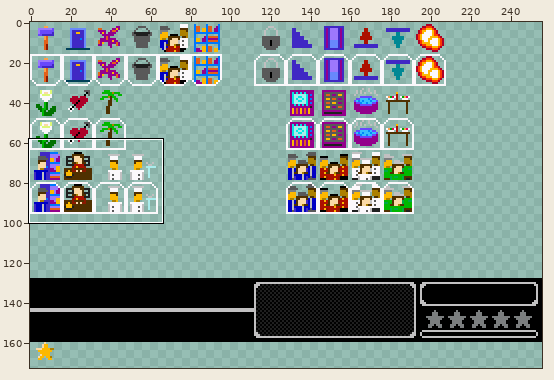
Sprite sheet, stored at resources/img/hud.png. The picture above shows the old version from afar; the outline marks the close-up.
Close-up. Earlier state:
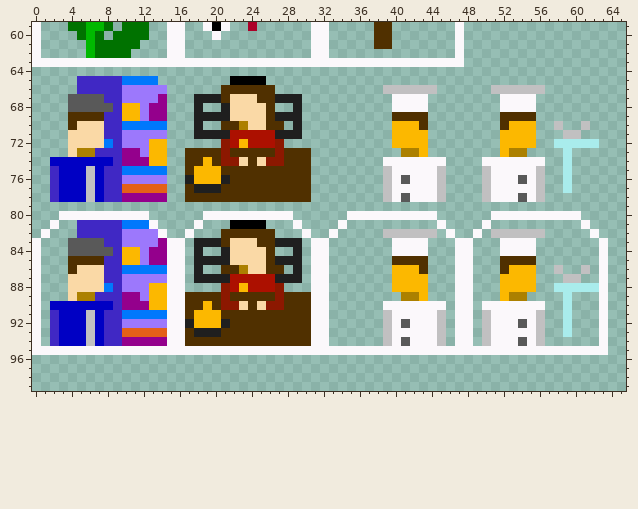
The file is 256x256 pixels. Colours within 5 levels of each other are drawn and written as one. Shown: x 0..65, y 59..99. The wide view leaves out empty margins. The commit also changed other parts of the picture, which this record leaves out.
And afterwards:
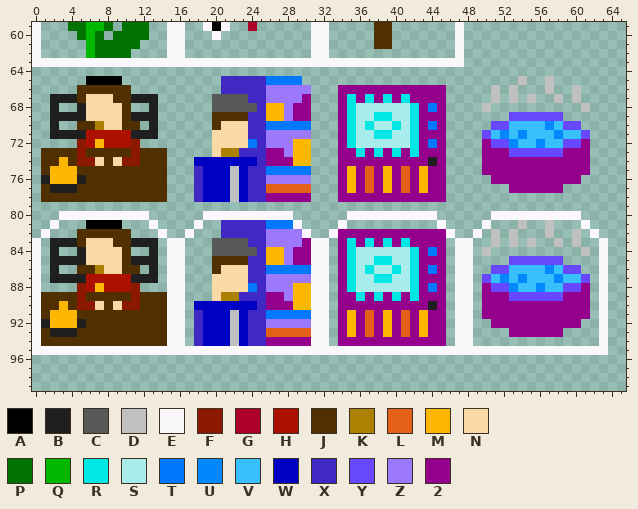
Palette (. is transparent): A #000000  B #1f1f1f  C #595959  D #c1c0c1  E #fbf8fb  F #8c1800  G #ac0028  H #ac1000  J #503000  K #ac8000  L #e46018  M #fcb800  N #fad9a6  P #007200  Q #00b800  R #00e8e4  S #a9ecec  T #0078fc  U #0088fc  V #38c0fc  W #0000c4  X #4028c4  Y #6848fc  Z #9c78fc  2 #94008c
The exact change:
@@ x 0..65 @@
  64 ..................................................................
- 65 .....XXXXXTTTT........AAAA........................................
- 66 .....XXXXXZZZZZ......JJJJJJ............DDDDDD......DDDDDD.........
- 67 ....CCCCXXZZZZ2...BBBJNNNJJBBB..........EEEE........EEEE..........
- 68 ....CCCCCXMMZ22...B..BNNNNJ..B..........EEEE........EEEE..........
- 69 ....JJJJXXMMZ22...BBBBNNNNJBBB..........JJJJ........JJJJ..........
- 70 ....JNNNXXTTTTT...B..JJKNNJJ.B..........MMMJ........JMMM..D..D....
- 71 ....NNNNXXZZZZZ...BBBBHHHHHBBB..........MMMM........MMMM...DD.....
- 72 ....NNNNTXZZZMM......FHMHHHF............MMMM........MMMM..SSSSS...
- 73 ....NKKXXX22ZMM..JJJJFJJJJJFJJJ..........KKM........MKK....S......
- 74 ..WWWWWWWX222MM..JJMJFFNJNFFJJJ........EEEEEEE....EEEEEEE..S......
- 75 ..XWWWDWXXTTTTT..JMMMJJJJJJJJJJ........DEEEEED....DEEEEED..S......
- 76 ..XWWWDWXXZZZZZ..BMMMBJJJJJJJJJ........DECEEED....DEEECED..S......
- 77 ..XWWWDWXXLLLLL..JBBBJJJJJJJJJJ........DEEEEED....DEEEEED..S......
- 78 ..XWWWDWXX22222..JJJJJJJJJJJJJJ........DECEEED....DEEECED.........
+ 65 ......AAAA...........XXXXXTTTT........................D..D........
+ 66 .....JJJJJJ..........XXXXXZZZZZ...222222222222.....D.D...D..D.....
+ 67 ..BBBJNNNJJBBB......CCCCXXZZZZ2...2R2R2R2R2222.....D.D.D..D.D.....
+ 68 ..B..BNNNNJ..B......CCCCCXMMZ22...2RSSSSSSR2T2....D..........D....
+ 69 ..BBBBNNNNJBBB......JJJJXXMMZ22...2RSSRRSSR222.......YYYYYY.......
+ 70 ..B..JJKNNJJ.B......JNNNXXTTTTT...2RSRSSRSR2T2.....YYVVVVUVYY.....
+ 71 ..BBBBHHHHHBBB......NNNNXXZZZZZ...2RSSRRSSR222....YVUVUVVVUVVY....
+ 72 .....FHMHHHF........NNNNTXZZZMM...2RSSSSSSR2T2....2YYUVVUVVYY2....
+ 73 .JJJJFJJJJJFJJJ.....NKKXXX22ZMM...22R2R2R2R222....222YYYYYY222....
+ 74 .JJMJFFNJNFFJJJ...WWWWWWWX222MM...2222222222B2....222222222222....
+ 75 .JMMMJJJJJJJJJJ...XWWWDWXXTTTTT...2M2L2M2L2M22....222222222222....
+ 76 .BMMMBJJJJJJJJJ...XWWWDWXXZZZZZ...2M2L2M2L2M22.....2222222222.....
+ 77 .JBBBJJJJJJJJJJ...XWWWDWXXLLLLL...2M2L2M2L2M22.......222222.......
+ 78 .JJJJJJJJJJJJJJ...XWWWDWXX22222...222222222222....................
  79 ..................................................................
  80 ...EEEEEEEEEE......EEEEEEEEEE......EEEEEEEEEE......EEEEEEEEEE.....
- 81 ..E..XXXXXTTTE....E...AAAA...E....E..........E....E..........E....
- 82 .E...XXXXXZZZZE..E...JJJJJJ...E..E.....DDDDDD.E..E.DDDDDD.....E...
- 83 E...CCCCXXZZZZ2EE.BBBJNNNJJBBB.EE.......EEEE...EE...EEEE.......E..
- 84 E...CCCCCXMMZ22EE.B..BNNNNJ..B.EE.......EEEE...EE...EEEE.......E..
- 85 E...JJJJXXMMZ22EE.BBBBNNNNJBBB.EE.......JJJJ...EE...JJJJ.......E..
- 86 E...JNNNXXTTTTTEE.B..JJKNNJJ.B.EE.......MMMJ...EE...JMMM..D..D.E..
- 87 E...NNNNXXZZZZZEE.BBBBHHHHHBBB.EE.......MMMM...EE...MMMM...DD..E..
- 88 E...NNNNTXZZZMMEE....FHMHHHF...EE.......MMMM...EE...MMMM..SSSSSE..
- 89 E...NKKXXX22ZMMEEJJJJFJJJJJFJJJEE........KKM...EE...MKK....S...E..
- 90 E.WWWWWWWX222MMEEJJMJFFNJNFFJJJEE......EEEEEEE.EE.EEEEEEE..S...E..
- 91 E.XWWWDWXXTTTTTEEJMMMJJJJJJJJJJEE......DEEEEED.EE.DEEEEED..S...E..
- 92 E.XWWWDWXXZZZZZEEBMMMBJJJJJJJJJEE......DECEEED.EE.DEEECED..S...E..
- 93 E.XWWWDWXXLLLLLEEJBBBJJJJJJJJJJEE......DEEEEED.EE.DEEEEED..S...E..
- 94 E.XWWWDWXX22222EEJJJJJJJJJJJJJJEE......DECEEED.EE.DEEECED......E..
+ 81 ..E...AAAA...E....E..XXXXXTTTE....E..........E....E...D..D...E....
+ 82 .E...JJJJJJ...E..E...XXXXXZZZZE..E222222222222E..E.D.D...D..D.E...
+ 83 E.BBBJNNNJJBBB.EE...CCCCXXZZZZ2EE.2R2R2R2R2222.EE..D.D.D..D.D..E..
+ 84 E.B..BNNNNJ..B.EE...CCCCCXMMZ22EE.2RSSSSSSR2T2.EE.D..........D.E..
+ 85 E.BBBBNNNNJBBB.EE...JJJJXXMMZ22EE.2RSSRRSSR222.EE....YYYYYY....E..
+ 86 E.B..JJKNNJJ.B.EE...JNNNXXTTTTTEE.2RSRSSRSR2T2.EE..YYVVVVUVYY..E..
+ 87 E.BBBBHHHHHBBB.EE...NNNNXXZZZZZEE.2RSSRRSSR222.EE.YVUVUVVVUVVY.E..
+ 88 E....FHMHHHF...EE...NNNNTXZZZMMEE.2RSSSSSSR2T2.EE.2YYUVVUVVYY2.E..
+ 89 EJJJJFJJJJJFJJJEE...NKKXXX22ZMMEE.22R2R2R2R222.EE.222YYYYYY222.E..
+ 90 EJJMJFFNJNFFJJJEE.WWWWWWWX222MMEE.2222222222B2.EE.222222222222.E..
+ 91 EJMMMJJJJJJJJJJEE.XWWWDWXXTTTTTEE.2M2L2M2L2M22.EE.222222222222.E..
+ 92 EBMMMBJJJJJJJJJEE.XWWWDWXXZZZZZEE.2M2L2M2L2M22.EE..2222222222..E..
+ 93 EJBBBJJJJJJJJJJEE.XWWWDWXXLLLLLEE.2M2L2M2L2M22.EE....222222....E..
+ 94 EJJJJJJJJJJJJJJEE.XWWWDWXX22222EE.222222222222.EE..............E..
  95 EEEEEEEEEEEEEEEEEEEEEEEEEEEEEEEEEEEEEEEEEEEEEEEEEEEEEEEEEEEEEEEE..
